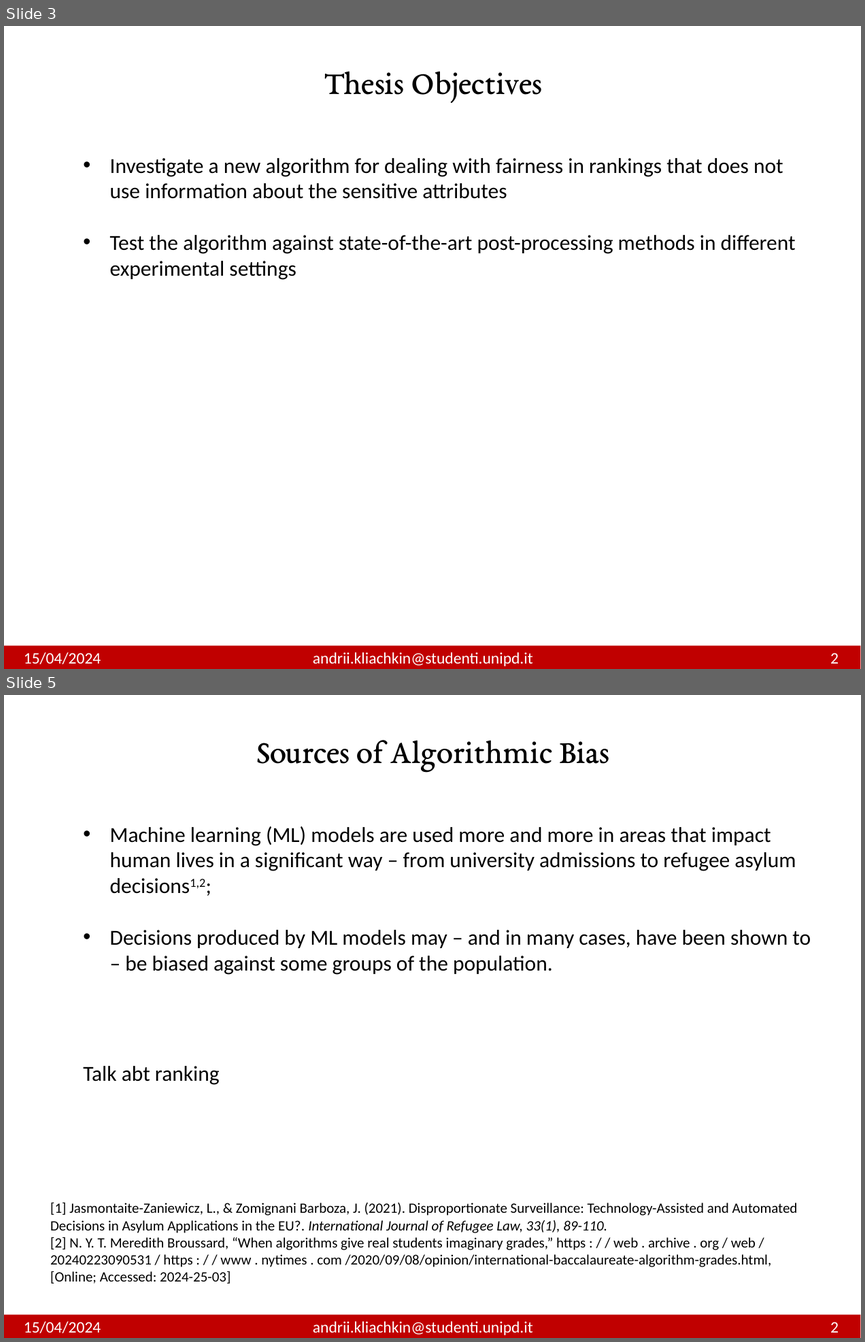
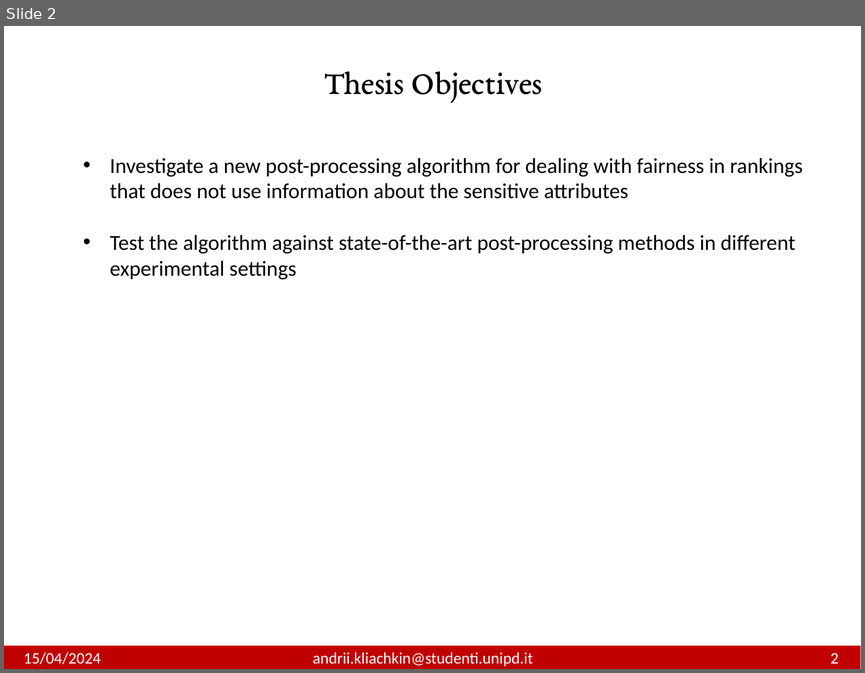
Before and after one commit to andrewklayk/unipd_thesis, a slide deck: AndriiKliachkin.pptx. Shown one above the other, each under a label of ours: slides 3 and 5 before the commit, slide 2 after it; the slides between them are not shown. The pictures are 865x1342 and 865x673 pixels, drawn with LibreOffice and Linux fonts; fonts in the diff are those of the drawing. Boxes give left, top, right and bottom in pixels: in the first picture for what was removed or moved away, otherwise in the second. Text is boxed around its words. In the diff, an @@ line names an element or a change of style, - is before the commit and + after.

```diff
--- a/AndriiKliachkin.pptx
+++ b/AndriiKliachkin.pptx
@@ slide 5 removed at (4,695,861,1338), background #FFFFFF @@
@@ text removed at (256,740,609,772) @@
-Sources of Algorithmic Bias
@@ text removed at (110,826,810,974) @@
-• Machine learning (ML) models are used more and more in areas that impact human lives in a significant way – from university admissions to refugee asylum decisions1,2;
-• Decisions produced by ML models may – and in many cases, have been shown to – be biased against some groups of the population.
@@ text removed at (83,1066,220,1085) @@
-Talk abt ranking
@@ text removed at (50,1202,798,1283) @@
-[1] Jasmontaite-Zaniewicz, L., & Zomignani Barboza, J. (2021). Disproportionate Surveillance: Technology-Assisted and Automated Decisions in Asylum Applications in the EU?. International Journal of Refugee Law, 33(1), 89-110.
-[2] N. Y. T. Meredith Broussard, “When algorithms give real students imaginary grades,” https : / / web . archive . org / web / 20240223090531 / https : / / www . nytimes . com /2020/09/08/opinion/international-baccalaureate-algorithm-grades.html, [Online; Accessed: 2024-25-03]
@@ rectangle removed at (4,1314,861,1338) @@
@@ text removed at (24,1321,838,1335) @@
-15/04/2024 andrii.kliachkin@studenti.unipd.it 2
@@ what was slide 3 is now slide 2 @@
@@ slide 2 changed as well @@
@@ text at (110,158,802,199): text changed @@
-• Investigate a new algorithm for dealing with fairness in rankings that does not use information about the sensitive attributes
+• Investigate a new post-processing algorithm for dealing with fairness in rankings that does not use information about the sensitive attributes
```
Also in this commit, not shown: 20 other slides changed, 7 slides added, 3 other slides removed, 9 other files.
